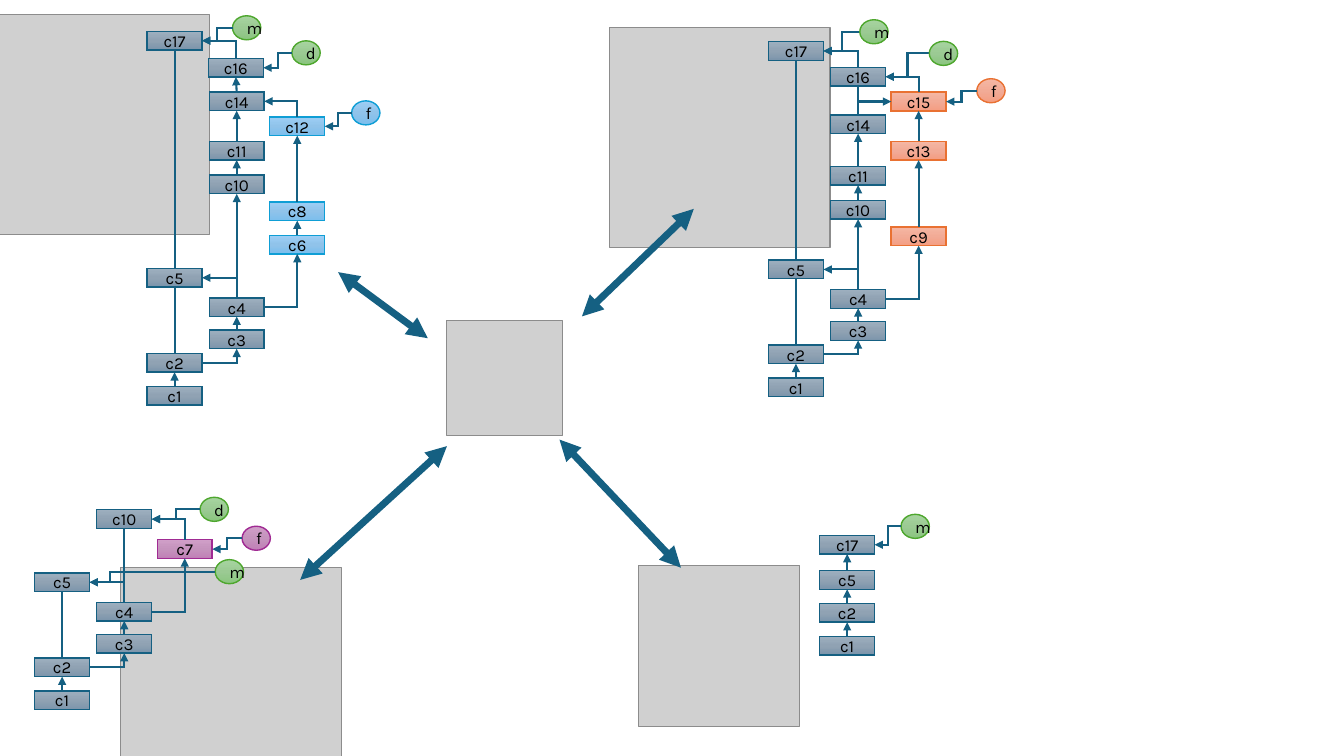
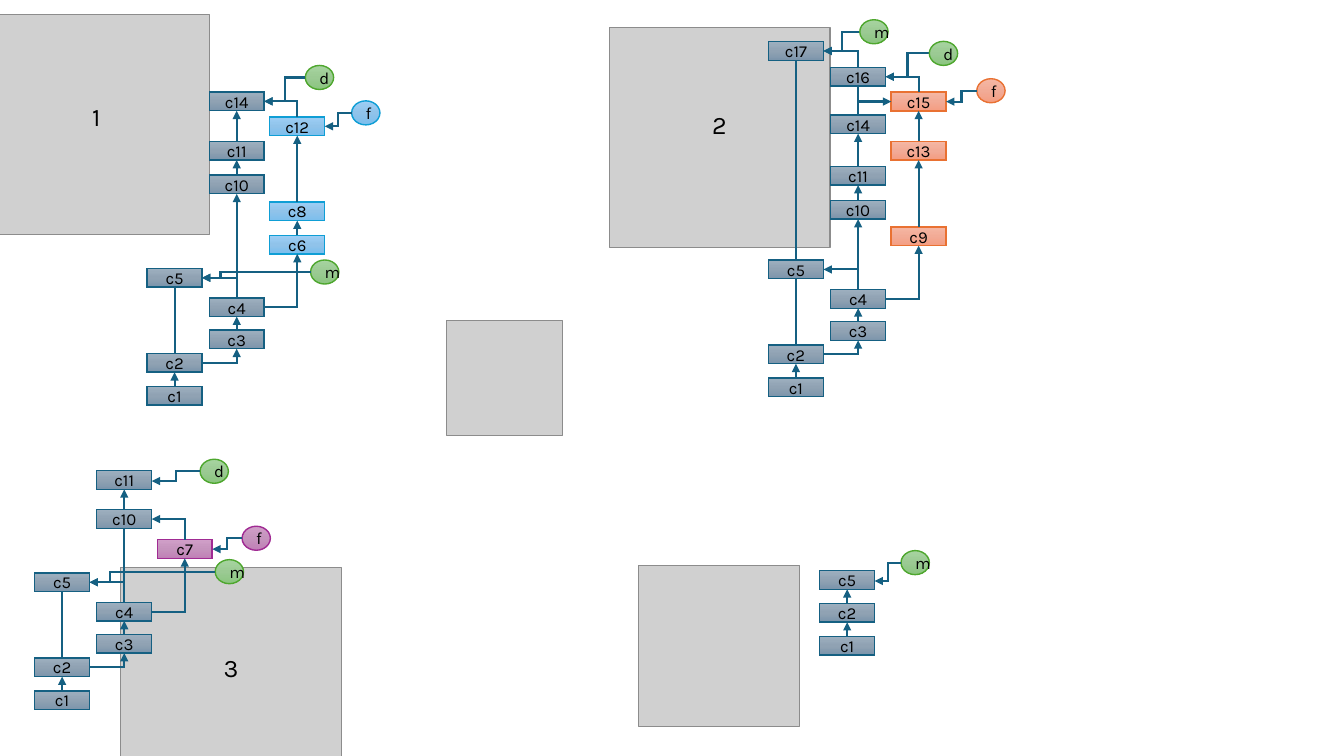
Before and after one commit to Hood-BIFX/general_course_materials, a slide deck: slide 24 of assets/intro_git_tree.pptx (slide 10 before the commit). Drawn at 1344x756 pixels with LibreOffice and Linux fonts; fonts in the diff are those of the drawing; grey boxes stand for pictures. Boxes give left, top, right and bottom in pixels: in the first picture for what was removed or moved away, otherwise in the second. Text is boxed around its words. In the diff, an @@ line names an element or a change of style, - is before the commit and + after.

```diff
--- a/assets/intro_git_tree.pptx
+++ b/assets/intro_git_tree.pptx
@@ group removed at (x1=147, y1=31, x2=263, y2=268): 2 rectangles, 1 arrow, 1 elbow arrow, 1 line @@
-c16
-c17
@@ elbow arrow moved from (292, 52) - (263, 68) to (306, 78) - (264, 102) @@
@@ ellipse "d" moved from (x1=292, y1=41, x2=321, y2=66) to (x1=306, y1=66, x2=334, y2=90) @@
@@ text added at (x1=92, y1=110, x2=100, y2=126), 18 pt, text #000000 @@
+1
@@ text added at (x1=712, y1=118, x2=727, y2=134), 18 pt, text #000000 @@
+2
@@ double arrow removed from (582, 317) to (694, 209) @@
@@ ellipse "m" moved from (x1=233, y1=16, x2=261, y2=40) to (x1=311, y1=260, x2=339, y2=284) @@
@@ elbow arrow moved from (233, 28) - (202, 40) to (311, 272) - (202, 278) @@
@@ double arrow removed from (339, 272) to (427, 339) @@
@@ double arrow removed from (300, 580) to (447, 447) @@
@@ double arrow removed from (560, 440) to (682, 568) @@
@@ rectangle added at (x1=97, y1=471, x2=151, y2=490), fill gradient #9EAFBF to #91A3B4 to #7C95AB, outline #156082 1 pt, 12 pt, text #000000 @@
+c11
@@ elbow arrow moved from (200, 509) - (152, 519) to (200, 472) - (152, 481) @@
@@ ellipse "d" moved from (x1=200, y1=497, x2=228, y2=521) to (x1=200, y1=460, x2=228, y2=484) @@
@@ arrow moved from (847, 571) - (847, 555) to (124, 510) - (124, 490) @@
@@ rectangle removed at (x1=820, y1=535, x2=874, y2=555) @@
-c17
@@ elbow arrow moved from (901, 526) - (875, 544) to (901, 563) - (875, 581) @@
@@ ellipse "m" moved from (x1=901, y1=514, x2=930, y2=538) to (x1=901, y1=551, x2=930, y2=575) @@
@@ text added at (x1=224, y1=661, x2=239, y2=678), 18 pt, text #000000 @@
+3
```
Also in this commit, not shown: 15 slides added, 17 other files.
